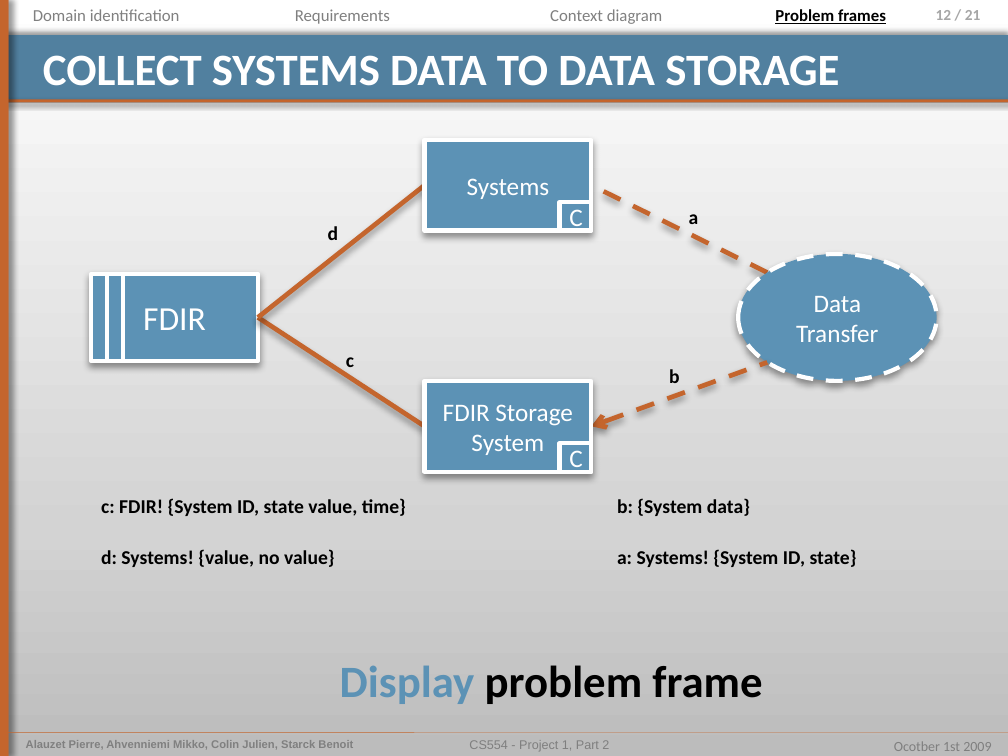
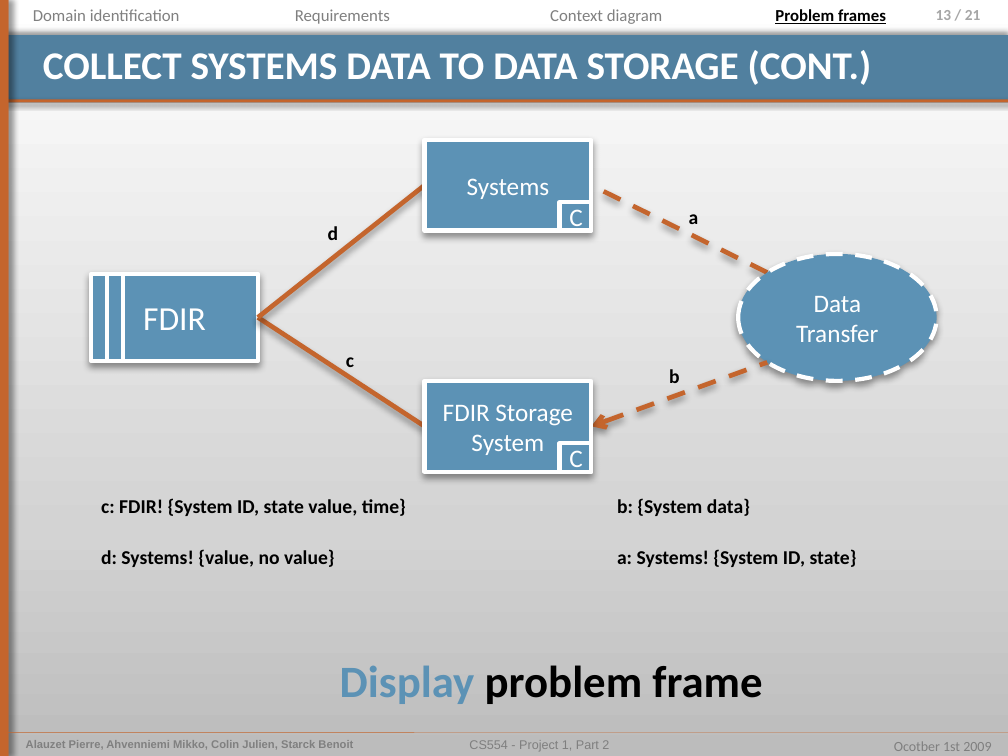
Before and after one commit to pierrealauzet/euroteam, a slide deck: slide 13 of Project 1/Part 2/CS554_EuroTeam_Problem_Frames.pptx (slide 12 before the commit). Drawn at 1008x756 pixels with LibreOffice and Linux fonts; fonts in the diff are those of the drawing. Boxes give left, top, right and bottom in pixels: in the first picture for what was removed or moved away, otherwise in the second. Text is boxed around its words. In the diff, an @@ line names an element or a change of style, - is before the commit and + after.

```diff
--- a/Project 1/Part 2/CS554_EuroTeam_Problem_Frames.pptx
+++ b/Project 1/Part 2/CS554_EuroTeam_Problem_Frames.pptx
@@ title at bbox=[43, 50, 872, 85]: text changed; size 32 to 28 pt @@
-COLLECT SYSTEMS DATA TO DATA STORAGE
+COLLECT SYSTEMS DATA TO DATA STORAGE (CONT.)
```
Also in this commit, not shown: 15 other slides changed, 1 slide added, 1 other file.
